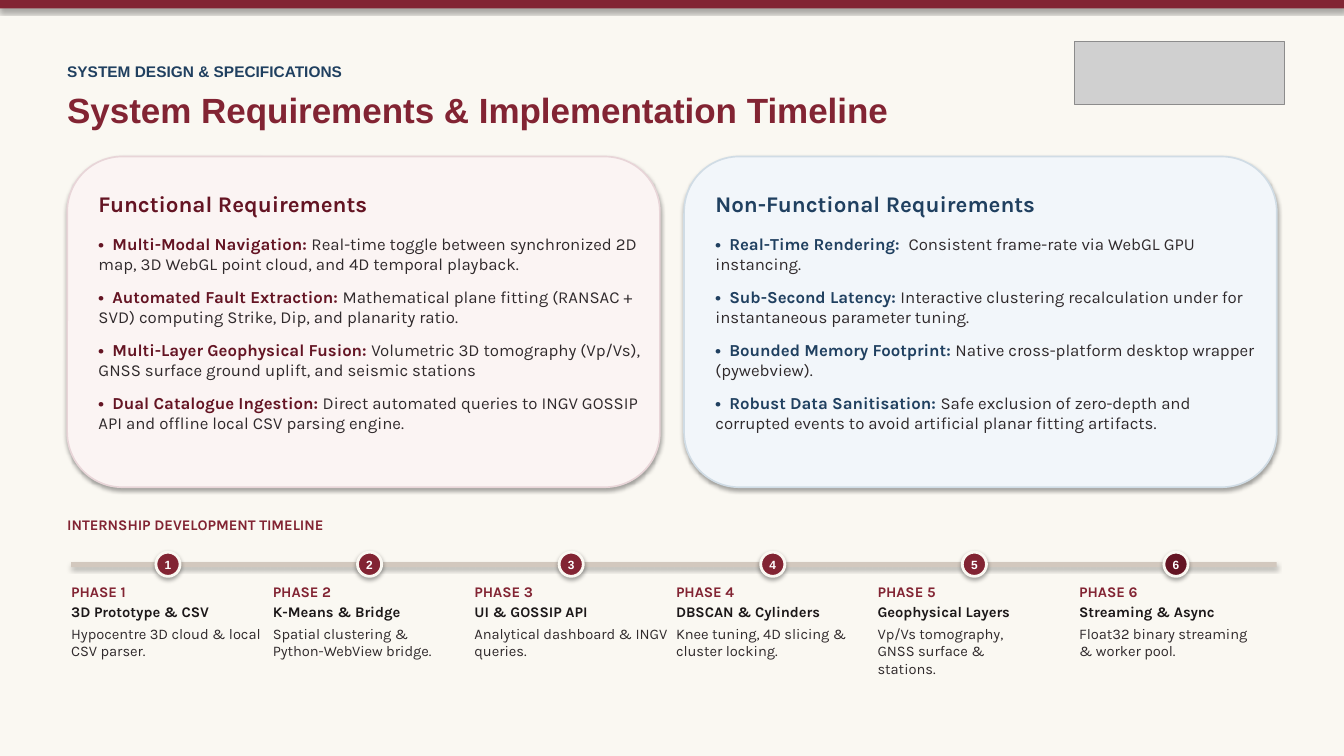
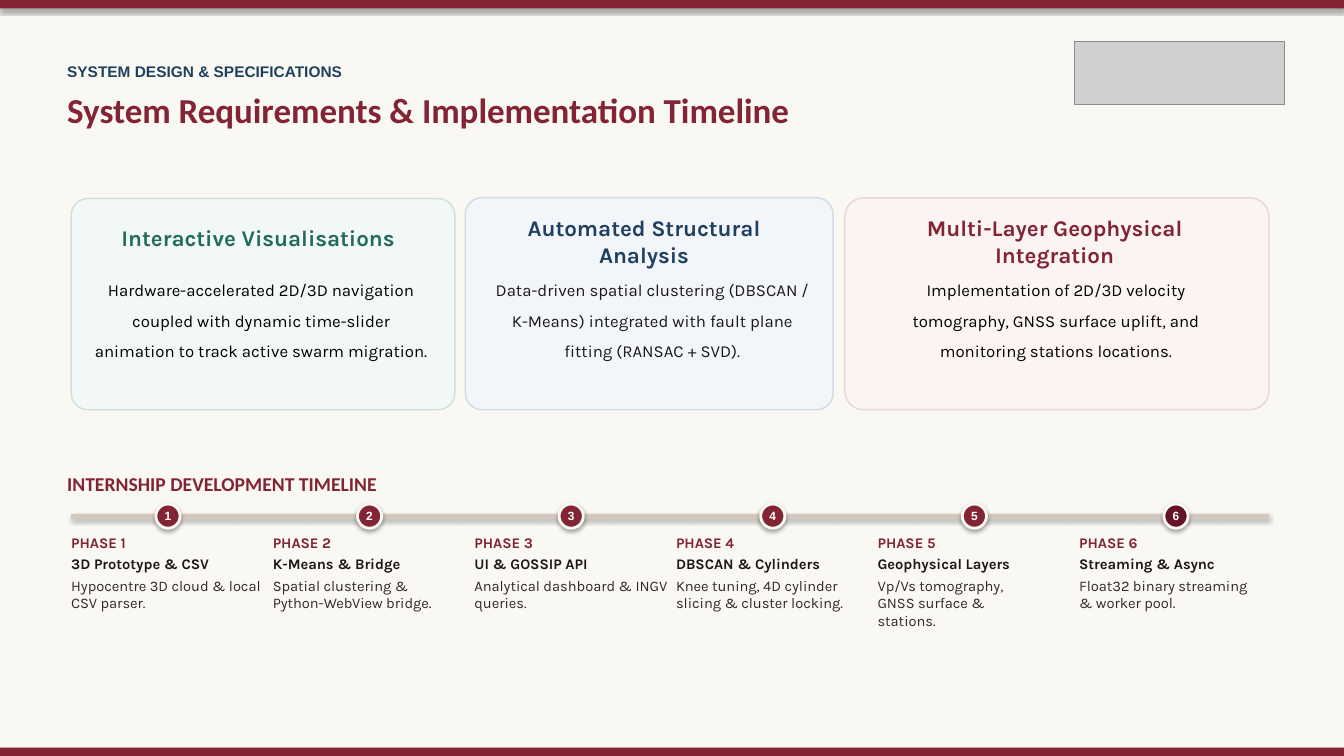
Before and after one commit to Crucio104/Seismic-Viewer-Presentation, a slide deck: slide 4 of thesis/presentation/Seismic Viewer - Thesis Defense.pptx. Drawn at 1344x756 pixels with LibreOffice and Linux fonts; fonts in the diff are those of the drawing; grey boxes stand for pictures. Boxes give left, top, right and bottom in pixels: in the first picture for what was removed or moved away, otherwise in the second. Text is boxed around its words. In the diff, an @@ line names an element or a change of style, - is before the commit and + after.

```diff
--- a/thesis/presentation/Seismic Viewer - Thesis Defense.pptx
+++ b/thesis/presentation/Seismic Viewer - Thesis Defense.pptx
@@ text "System Requirements & Implementation Timeline" at (x1=67, y1=98, x2=789, y2=129): font Arial to Calibri @@
@@ rounded rectangle removed at (x1=68, y1=156, x2=660, y2=487) @@
@@ rounded rectangle added at (x1=72, y1=199, x2=456, y2=410), fill #F2F8F6, outline #CDE0DB 1 pt @@
@@ text removed at (x1=98, y1=196, x2=640, y2=433) @@
-Functional Requirements
-• Multi-Modal Navigation: Real-time toggle between synchronized 2D map, 3D WebGL point cloud, and 4D temporal playback.
-• Automated Fault Extraction: Mathematical plane fitting (RANSAC + SVD) computing Strike, Dip, and planarity ratio.
-• Multi-Layer Geophysical Fusion: Volumetric 3D tomography (Vp/Vs), GNSS surface ground uplift, and seismic stations
-• Dual Catalogue Ingestion: Direct automated queries to INGV GOSSIP API and offline local CSV parsing engine.
@@ rounded rectangle added at (x1=466, y1=198, x2=834, y2=409), fill #F2F6FA, outline #D0DCE5 1 pt @@
@@ text removed at (x1=715, y1=196, x2=1255, y2=433) @@
-Non-Functional Requirements
-• Real-Time Rendering: Consistent frame-rate via WebGL GPU instancing.
-• Sub-Second Latency: Interactive clustering recalculation under for instantaneous parameter tuning.
-• Bounded Memory Footprint: Native cross-platform desktop wrapper (pywebview).
-• Robust Data Sanitisation: Safe exclusion of zero-depth and corrupted events to avoid artificial planar fitting artifacts.
@@ rounded rectangle resized from (x1=685, y1=156, x2=1277, y2=487) to (x1=845, y1=198, x2=1269, y2=409) @@
@@ rounded rectangle at (x1=845, y1=198, x2=1269, y2=409): fill #F2F6FA to #FBF4F3; outline #D0DCE5 1.2 pt to #E8D5D8 1 pt; shadow off; proportions changed @@
@@ text added at (x1=121, y1=230, x2=395, y2=247), 16 pt, text #236B5E, bold @@
+Interactive Visualisations
@@ text added at (x1=528, y1=220, x2=760, y2=269), 16 pt, text #204060, bold @@
+Automated Structural Analysis
@@ text added at (x1=927, y1=220, x2=1182, y2=269), 16 pt, text #822433, bold @@
+Multi-Layer Geophysical Integration
@@ text added at (x1=95, y1=283, x2=427, y2=361), 12 pt, text #000000 @@
+Hardware-accelerated 2D/3D navigation coupled with dynamic time-slider animation to track active swarm migration.
@@ text added at (x1=496, y1=284, x2=798, y2=361), 12 pt, text #1C1819 @@
+Data-driven spatial clustering (DBSCAN / K-Means) integrated with fault plane fitting (RANSAC + SVD).
@@ text added at (x1=913, y1=283, x2=1199, y2=361), 12 pt, text #000000 @@
+Implementation of 2D/3D velocity tomography, GNSS surface uplift, and monitoring stations locations.
@@ text "INTERNSHIP DEVELOPMENT TIMELINE" moved from (x1=67, y1=520, x2=323, y2=530) to (x1=67, y1=478, x2=377, y2=491) @@
@@ text "INTERNSHIP DEVELOPMENT TIMELINE" at (x1=67, y1=478, x2=377, y2=491): size 10.5 to 14 pt, font Karla to Calibri @@
@@ rectangle resized from (x1=72, y1=563, x2=1277, y2=568) to (x1=72, y1=514, x2=1269, y2=519) @@
@@ 6 ellipses, 6 texts moved together from (x1=71, y1=553, x2=1247, y2=674) to (x1=71, y1=504, x2=1247, y2=626) @@
@@ text at (x1=676, y1=581, x2=843, y2=612): text changed @@
-Knee tuning, 4D slicing & cluster locking.
+Knee tuning, 4D cylinder slicing & cluster locking.
@@ rectangle added at (x1=0, y1=748, x2=1344, y2=756), fill #822433 @@
```
Also in this commit, not shown: 12 other slides changed, 2 slides added, 1 slide removed, 32 other files.
